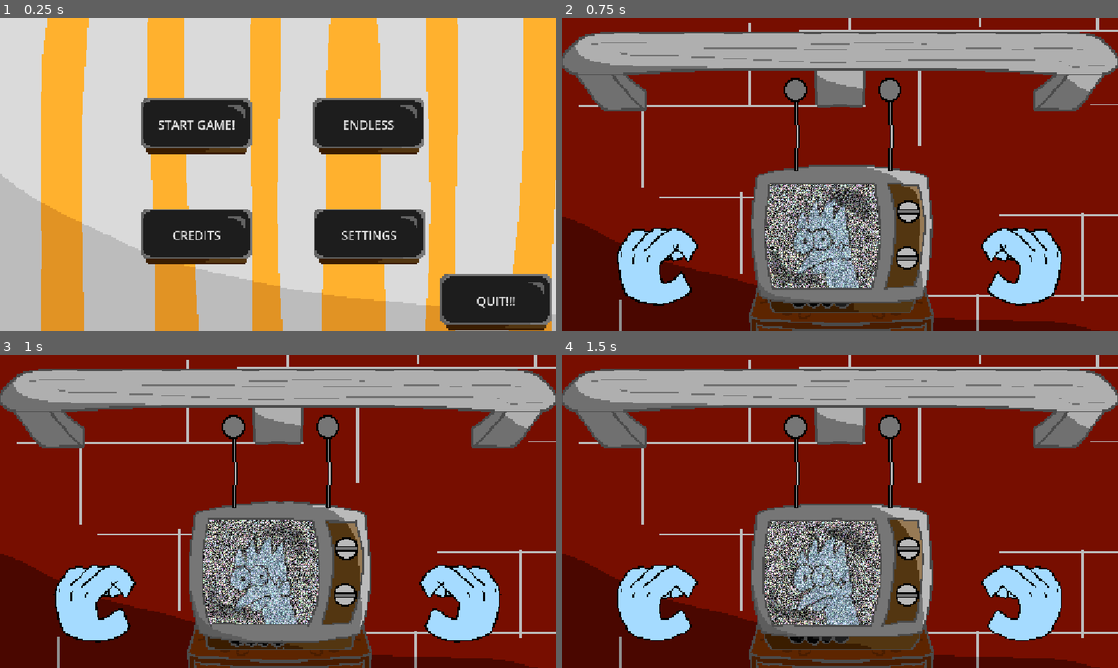
Above: before the commit, frames 1-4 (two rows, left to right).
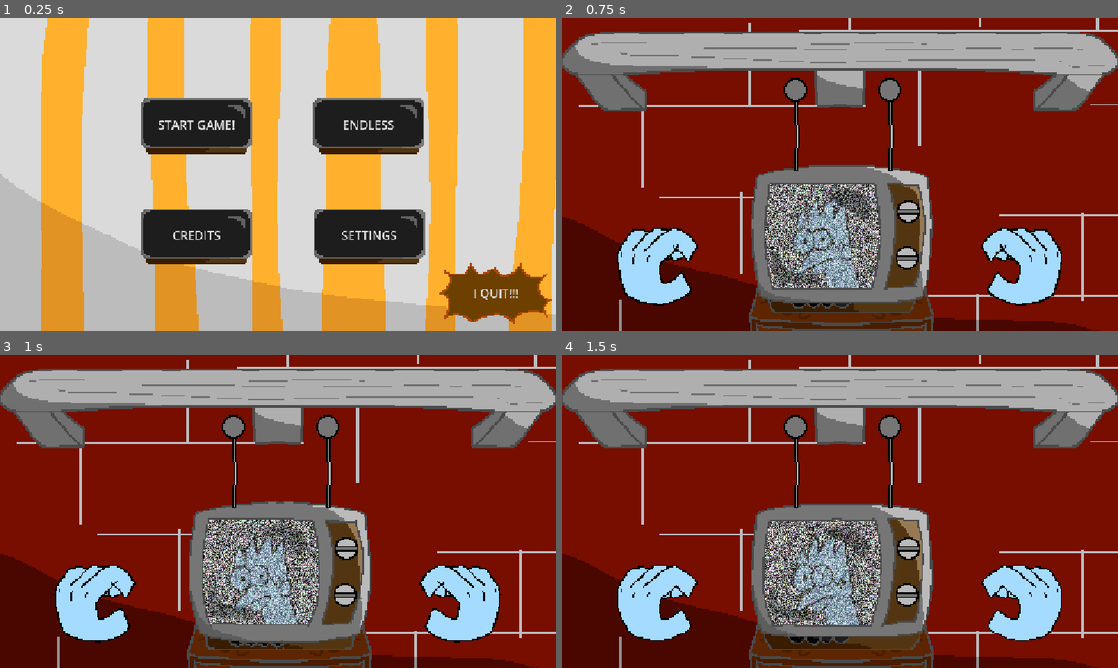
Above: after the commit, the same moments.

Repository: PlasmaOJ15/LD60TvRepair
Game: Godot game, scene res://scenes/main_menu.tscn
Same seed, same stepped clock (60 frames per second), same inputs: the game is played once before the commit and once after it. Sound files missing from this copy of the repository are replaced by a short silence.
Inputs (mouse positions are in pixels of both pictures, inside the frame that each line leads up to):
- Up to frame 1 (0.25 s): no input
- Up to frame 2 (0.75 s): click "START GAME!" at 0.5 s
- Up to frame 3 (1 s): no input
- Up to frame 4 (1.5 s): move the mouse to (906, 549) at 1.27 s; click (906, 549) at 1.35 s

The runs differ from the first frame. In frame 1, 3.7% of the frame differs, in the area x 79-100%, y 78-100%; in frame 2, nothing differs; in frame 3, nothing differs; in frame 4, nothing differs.

Commit message:
Changed quit button on main menu

Diff:
--- a/scenes/main_menu.tscn
+++ b/scenes/main_menu.tscn
@@ -1,14 +1,15 @@
 [gd_scene format=3 uid="uid://of3xxtdwq88r"]
 
 [ext_resource type="Script" uid="uid://cjq5xa0auq0km" path="res://scenes/mainMenu.gd" id="1_l6cm7"]
-[ext_resource type="Texture2D" uid="uid://0cr00032yw15" path="res://assets/Button.png" id="2_ekxnf"]
-[ext_resource type="Texture2D" uid="uid://bhoyxppscvh5i" path="res://assets/bg.png" id="2_jk1qb"]
+[ext_resource type="Texture2D" uid="uid://0cr00032yw15" path="res://Assets/Button.png" id="2_ekxnf"]
+[ext_resource type="Texture2D" uid="uid://bhoyxppscvh5i" path="res://Assets/bg.png" id="2_jk1qb"]
 [ext_resource type="PackedScene" uid="uid://b3ks758qgtihr" path="res://scenes/volume_slider.tscn" id="3_bqqt6"]
-[ext_resource type="AudioStream" uid="uid://ckakdws6xt41f" path="res://assets/Audio/dialTick.wav" id="4_wu84c"]
+[ext_resource type="Texture2D" uid="uid://f0c40vkqffvd" path="res://Assets/QuitButton.png" id="4_5dd4i"]
+[ext_resource type="AudioStream" uid="uid://ckakdws6xt41f" path="res://Assets/Audio/dialTick.wav" id="4_wu84c"]
 [ext_resource type="Theme" uid="uid://gk2s745x223r" path="res://scenes/new_theme.tres" id="5_8ln24"]
-[ext_resource type="AudioStream" uid="uid://de7wak8qtoo8h" path="res://assets/Audio/MusicTracks/BallonGameMusic.wav" id="6_tbmy8"]
-[ext_resource type="AudioStream" uid="uid://ch7q8w3nlqrsl" path="res://assets/Audio/MusicTracks/ButtonGameMusic.wav" id="7_jk1qb"]
-[ext_resource type="AudioStream" uid="uid://mc433knaa4gd" path="res://assets/Audio/MusicTracks/SimonSaysGameMusic.wav" id="8_5dd4i"]
+[ext_resource type="AudioStream" uid="uid://de7wak8qtoo8h" path="res://Assets/Audio/MusicTracks/BallonGameMusic.wav" id="6_tbmy8"]
+[ext_resource type="AudioStream" uid="uid://ch7q8w3nlqrsl" path="res://Assets/Audio/MusicTracks/ButtonGameMusic.wav" id="7_jk1qb"]
+[ext_resource type="AudioStream" uid="uid://mc433knaa4gd" path="res://Assets/Audio/MusicTracks/SimonSaysGameMusic.wav" id="8_5dd4i"]
 
 [sub_resource type="SystemFont" id="SystemFont_87wxl"]
 
@@ -22,6 +23,14 @@
 default_font = SubResource("SystemFont_idfeh")
 Button/fonts/font = SubResource("SystemFont_87wxl")
 Button/styles/normal = SubResource("StyleBoxTexture_sl7pq")
+
+[sub_resource type="StyleBoxTexture" id="StyleBoxTexture_lgwnu"]
+texture = ExtResource("4_5dd4i")
+
+[sub_resource type="Theme" id="Theme_flqon"]
+default_font = SubResource("SystemFont_idfeh")
+Button/fonts/font = SubResource("SystemFont_87wxl")
+Button/styles/normal = SubResource("StyleBoxTexture_lgwnu")
 
 [sub_resource type="LabelSettings" id="LabelSettings_wu84c"]
 font_size = 24
@@ -116,14 +125,14 @@
 anchor_right = 0.5
 anchor_bottom = 0.5
 offset_left = 329.0
-offset_top = 203.0
+offset_top = 145.0
 offset_right = 575.0
-offset_bottom = 322.0
-grow_horizontal = 2
-grow_vertical = 2
-theme = SubResource("Theme_58d6l")
-theme_override_font_sizes/font_size = 25
-text = "QUIT!!!"
+offset_bottom = 347.0
+grow_horizontal = 2
+grow_vertical = 2
+theme = SubResource("Theme_flqon")
+theme_override_font_sizes/font_size = 25
+text = "I QUIT!!!"
 
 [node name="options_menu" type="Control" parent="." unique_id=1288925345]
 visible = false
Binary file added: Assets/QuitButton.png
Not shown, added: Assets/QuitButton.png.import
